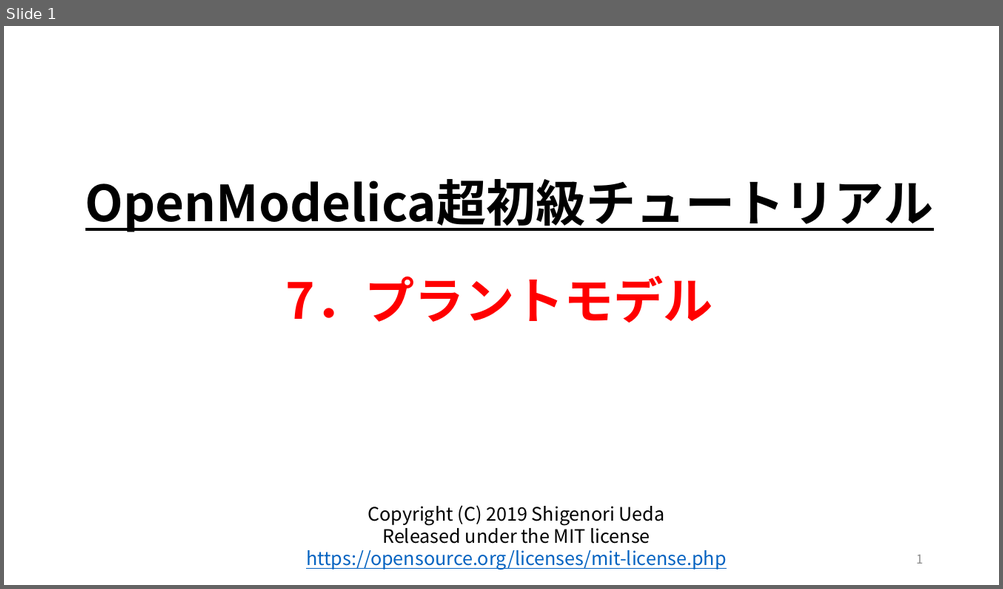
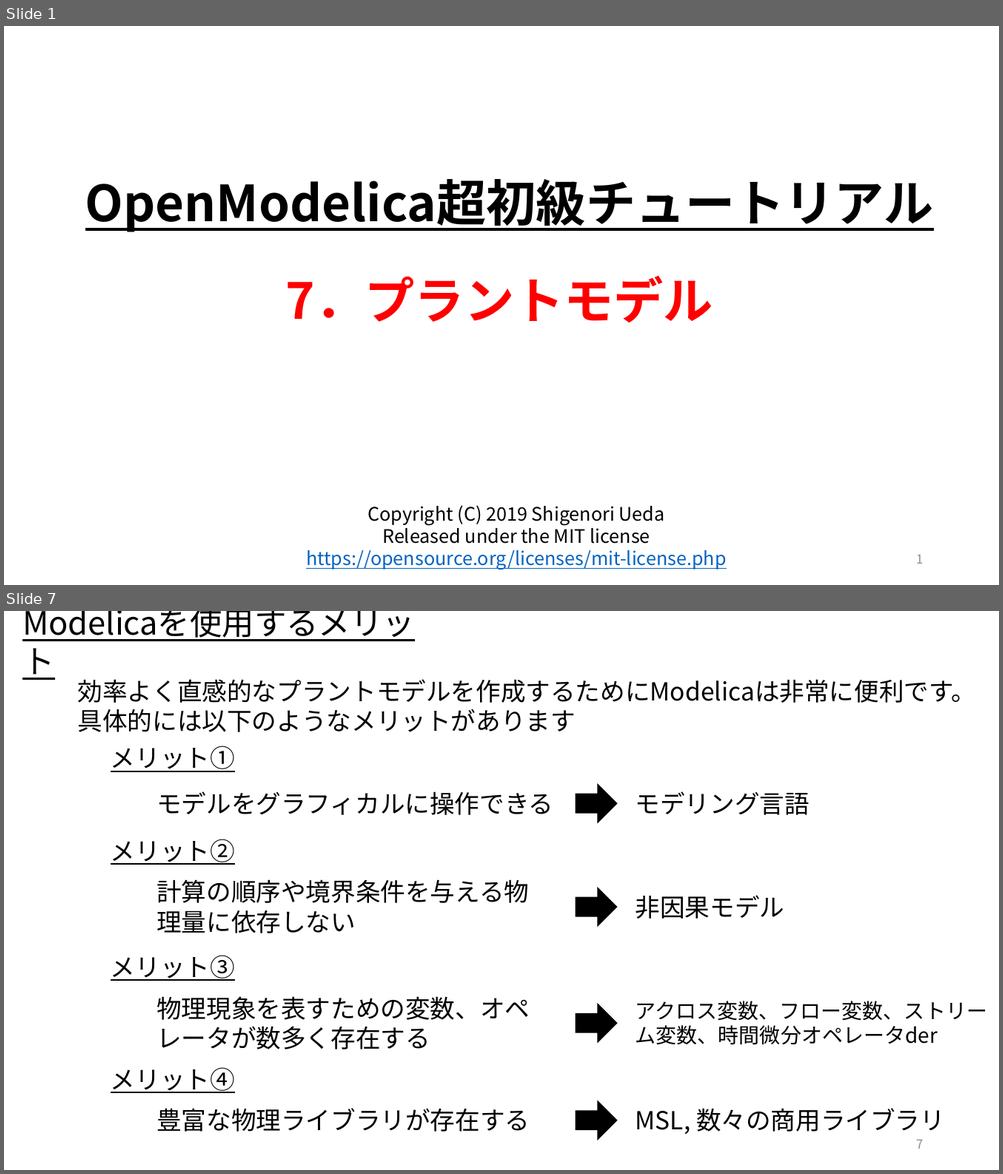
Before and after one commit to UedaShigenori/OpenModelica_Tutorials_Ja, a slide deck: Dev/7_PhysicsDomainModel/OpenModelica_Tutorials_7_PlantModel.pptx. Shown one above the other, each under a label of ours: slide 1 before the commit, slides 1 and 7 after it; the slides between them are not shown. The pictures are 1003x589 and 1003x1174 pixels, drawn with LibreOffice and Linux fonts; fonts in the diff are those of the drawing. Boxes give left, top, right and bottom in pixels: in the first picture for what was removed or moved away, otherwise in the second. Text is boxed around its words. In the diff, an @@ line names an element or a change of style, - is before the commit and + after.

```diff
--- a/Dev/7_PhysicsDomainModel/OpenModelica_Tutorials_7_PlantModel.pptx
+++ b/Dev/7_PhysicsDomainModel/OpenModelica_Tutorials_7_PlantModel.pptx
@@ slide 7 added at (x1=4, y1=611, x2=999, y2=1170), background #FFFFFF @@
@@ text added at (x1=19, y1=618, x2=441, y2=666), 31 pt, text #000000, underline @@
+Modelicaを使用するメリット
@@ text added at (x1=78, y1=679, x2=976, y2=732), 24 pt, text #000000 @@
+効率よく直感的なプラントモデルを作成するためにModelicaは非常に便利です。
+具体的には以下のようなメリットがあります
@@ text added at (x1=111, y1=746, x2=235, y2=772), 24 pt, text #000000, underline @@
+メリット①
@@ right arrow added at (x1=575, y1=785, x2=617, y2=822), fill #000000, outline #000000 1 pt @@
@@ text added at (x1=156, y1=792, x2=553, y2=815), 24 pt, text #000000 @@
+モデルをグラフィカルに操作できる
@@ text added at (x1=635, y1=792, x2=809, y2=815), 24 pt, text #000000 @@
+モデリング言語
@@ text added at (x1=111, y1=839, x2=235, y2=865), 24 pt, text #000000, underline @@
+メリット②
@@ text added at (x1=156, y1=880, x2=529, y2=934), 24 pt, text #000000 @@
+計算の順序や境界条件を与える物理量に依存しない
@@ right arrow added at (x1=575, y1=889, x2=617, y2=925), fill #000000, outline #000000 1 pt @@
@@ text added at (x1=635, y1=895, x2=785, y2=919), 24 pt, text #000000 @@
+非因果モデル
@@ text added at (x1=111, y1=955, x2=235, y2=981), 24 pt, text #000000, underline @@
+メリット③
@@ text added at (x1=156, y1=997, x2=529, y2=1050), 24 pt, text #000000 @@
+物理現象を表すための変数、オペレータが数多く存在する
@@ right arrow added at (x1=575, y1=1005, x2=617, y2=1042), fill #000000, outline #000000 1 pt @@
@@ text added at (x1=635, y1=1001, x2=987, y2=1045), 20 pt, text #000000 @@
+アクロス変数、フロー変数、ストリーム変数、時間微分オペレータder
@@ text added at (x1=111, y1=1068, x2=235, y2=1093), 24 pt, text #000000, underline @@
+メリット④
@@ text added at (x1=156, y1=1108, x2=529, y2=1132), 24 pt, text #000000 @@
+豊富な物理ライブラリが存在する
@@ right arrow added at (x1=575, y1=1102, x2=617, y2=1139), fill #000000, outline #000000 1 pt @@
@@ text added at (x1=635, y1=1108, x2=945, y2=1134), 24 pt, text #000000 @@
+MSL, 数々の商用ライブラリ
@@ page number added at (x1=916, y1=1140, x2=922, y2=1149), 12 pt, text #8C8C8C @@
+7
```
Also in this commit, not shown: 11 slides changed, 9 other slides added.
